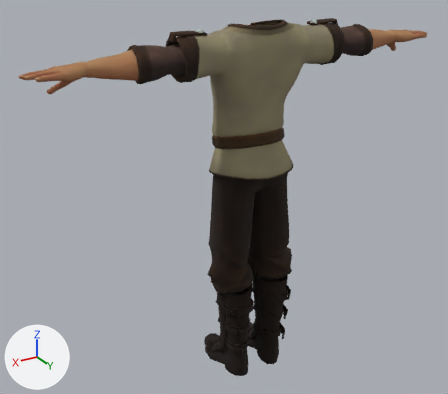
The glTF model public/assets/characters/body-preview/Male_Peasant_Boots.glb as it was, and as the next commit left it.
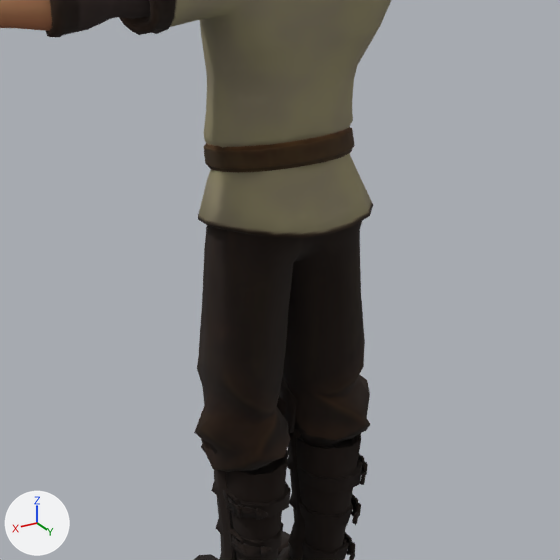
Old and new are each drawn whole from a 50 mm camera at (1.342, 2.05, 0.885) aimed at (0.075, -0.062, -0.171) and again close up on the part from 25% to 86% of the width and 17% to 85% of the height. Lighting does not change. The marker at lower left points along +X, +Y and +Z. The older version's two pictures come first. Vertices at exactly the same position are counted once.

Names of what the first close-up shows: 'Male_Peasant_Arms', 'Male_Peasant_Body', 'Male_Peasant_Legs', 'Male_Ranger_Feet_Boots'.
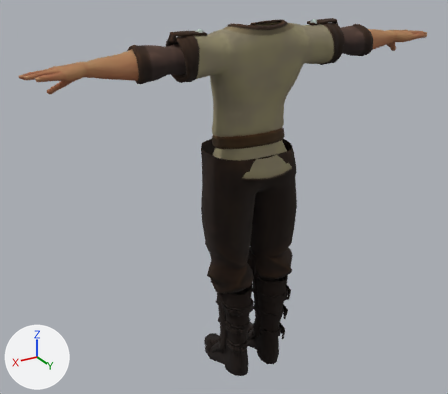
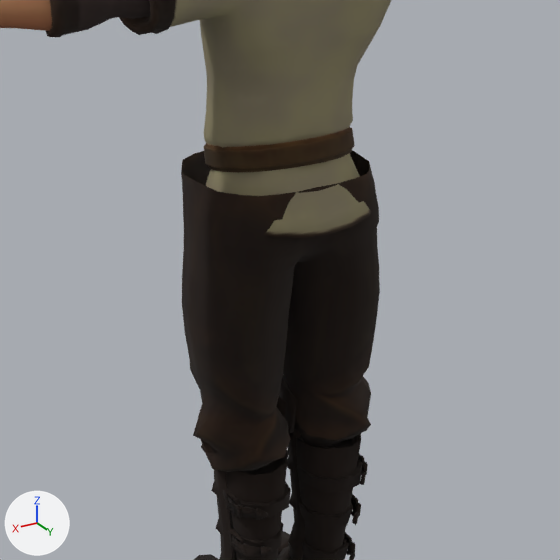
The newer file adds a shape key; the second version is drawn at full value of the shape key 'Fat.001' of 'Male_Peasant_Legs', and the change is written as the vertex moves it makes.

Edits to the scene script, one JSON object a line:
```json
{"block": "me_male_peasant_legs", "where": "# used by ob_male_peasant_legs; location = (0.0, 0.0, 0.0)"}
{"op": "remove", "block": "me_male_peasant_legs", "code": "me_male_peasant_legs.from_pydata(...)  # 550 vertices, 1050 faces; spans x -0.215..0.208, y -0.081..0.148, z -0.584..0.066"}
{"op": "add", "block": "me_male_peasant_legs", "code": "me_male_peasant_legs.from_pydata(...)  # 550 vertices, 1050 faces; spans x -0.219..0.213, y -0.173..0.157, z -0.584..0.066"}
{"block": "me_male_peasant_legs", "change": "me_male_peasant_legs part 1: 380 of 550 vertices moved; they spanned x -0.215..0.208, y -0.081..0.148, z -0.533..0.066 and now span x -0.219..0.213, y -0.173..0.157, z -0.533..0.066; mean shift (0.0, -0.004, 0.0); largest move (-0.003, -0.077, 0.066) -> (-0.003, -0.173, 0.066)"}
```

Pixel boxes (x1, y1, x2, y2) of what changed, in the close-ups (560 x 560 px; the box of a moved part takes in the faces that stretch with it):
```json
{"object": "Male_Peasant_Legs", "change": "reshaped", "before": [194, 221, 370, 472], "after": [181, 150, 380, 472]}
{"part": 1, "of": "me_male_peasant_legs", "change": "moved or reshaped", "before": [194, 221, 370, 470], "after": [181, 150, 380, 470]}
```
